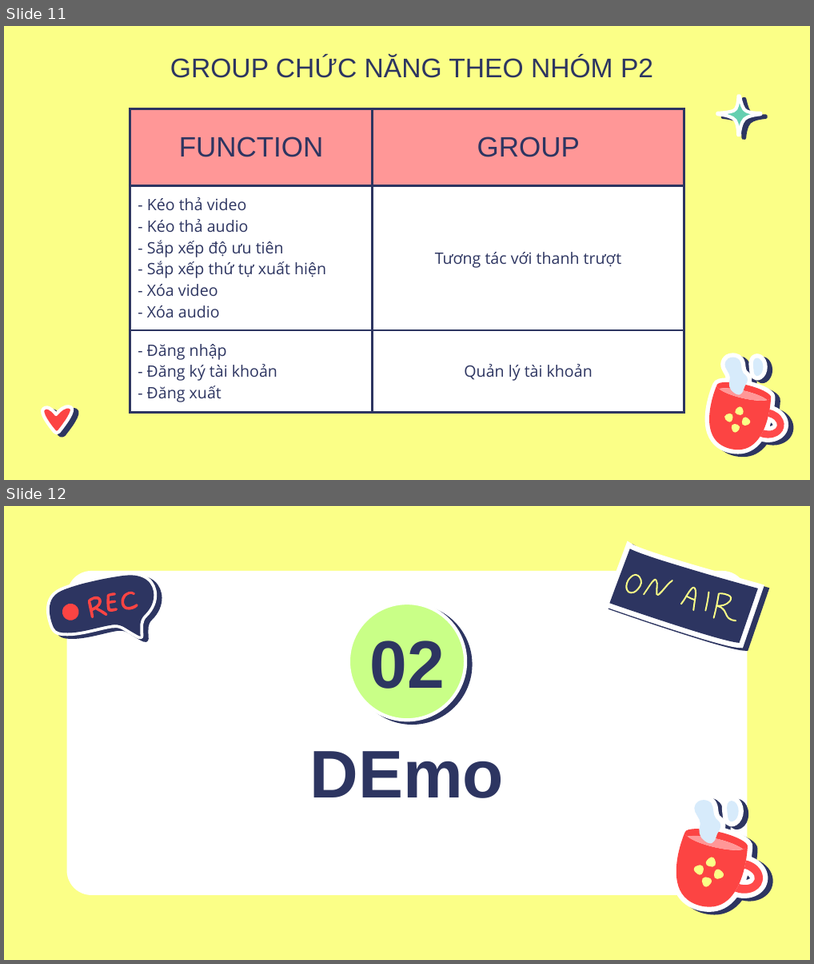
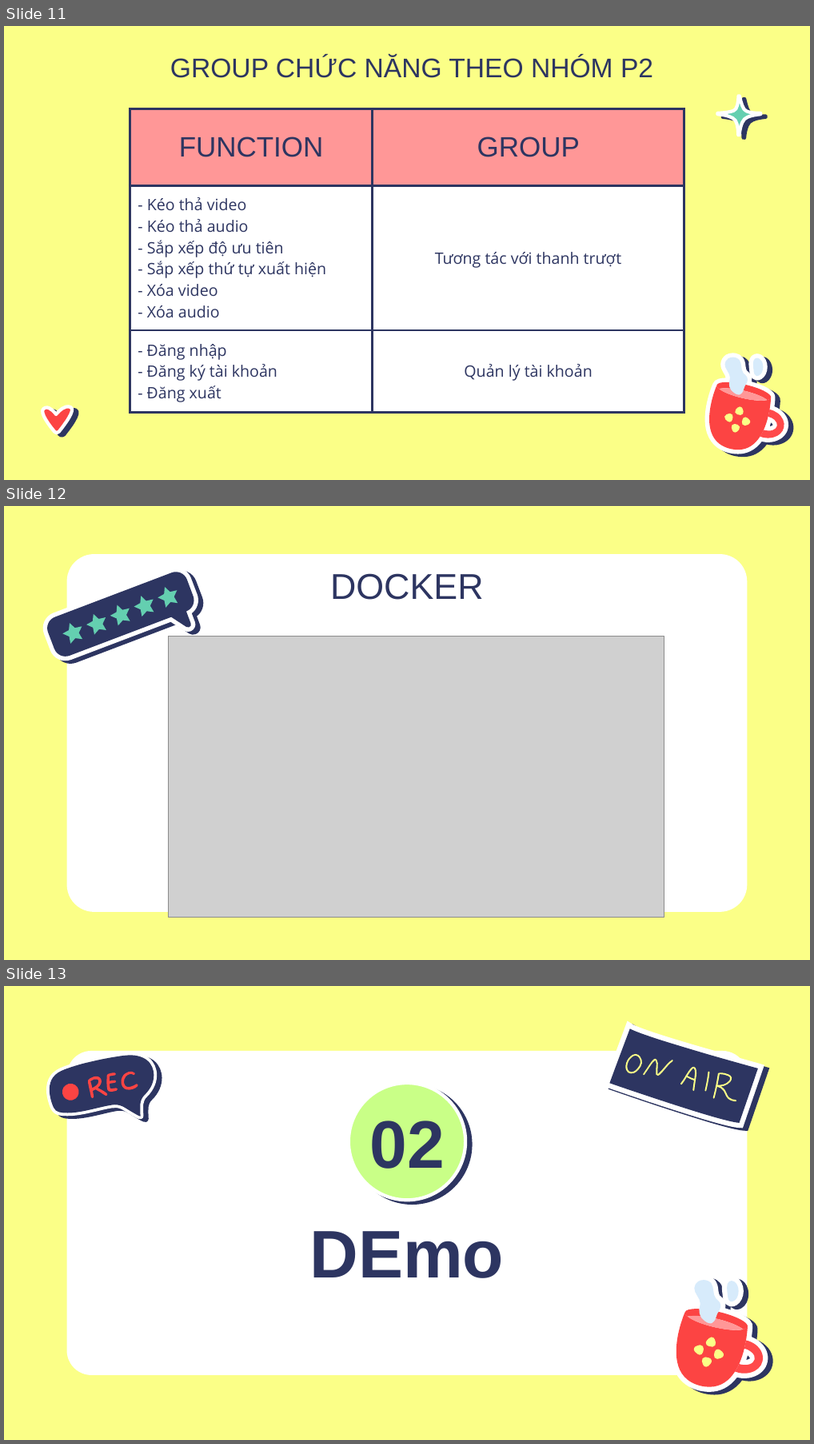
Before and after one commit to Ducdicodedao/Video-Editor, a slide deck: report/Video Editor.pptx. Shown one above the other, each under a label of ours: slides 11 and 12 before the commit, slides 11, 12 and 13 after it. The pictures are 814x964 and 814x1444 pixels, drawn with LibreOffice and Linux fonts; fonts in the diff are those of the drawing; grey boxes stand for pictures. Boxes give left, top, right and bottom in pixels: in the first picture for what was removed or moved away, otherwise in the second. Text is boxed around its words. In the diff, an @@ line names an element or a change of style, - is before the commit and + after.

Commit message:
Build docker

```diff
--- a/report/Video Editor.pptx
+++ b/report/Video Editor.pptx
@@ slide 12 added at (4,506,810,960), background #FBFF87 @@
@@ rounded rectangle added at (67,554,747,912), fill #FFFFFF @@
@@ title added at (330,573,484,600), 32 pt, text #2D3561 @@
+DOCKER
@@ group added at (39,563,208,680): 7 freeform shapes @@
@@ picture added at (169,636,665,916) @@
@@ what was slide 12 is now slide 13 @@
```
Also in this commit, not shown: 3 other files.
